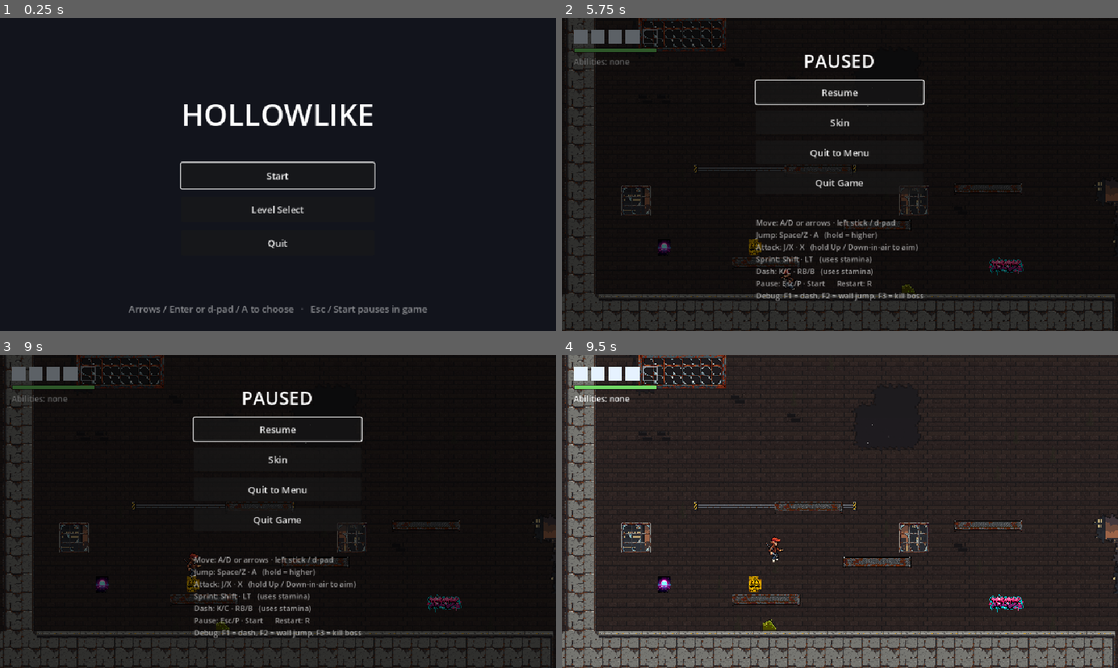
Above: before the commit, frames 1-4 (two rows, left to right).
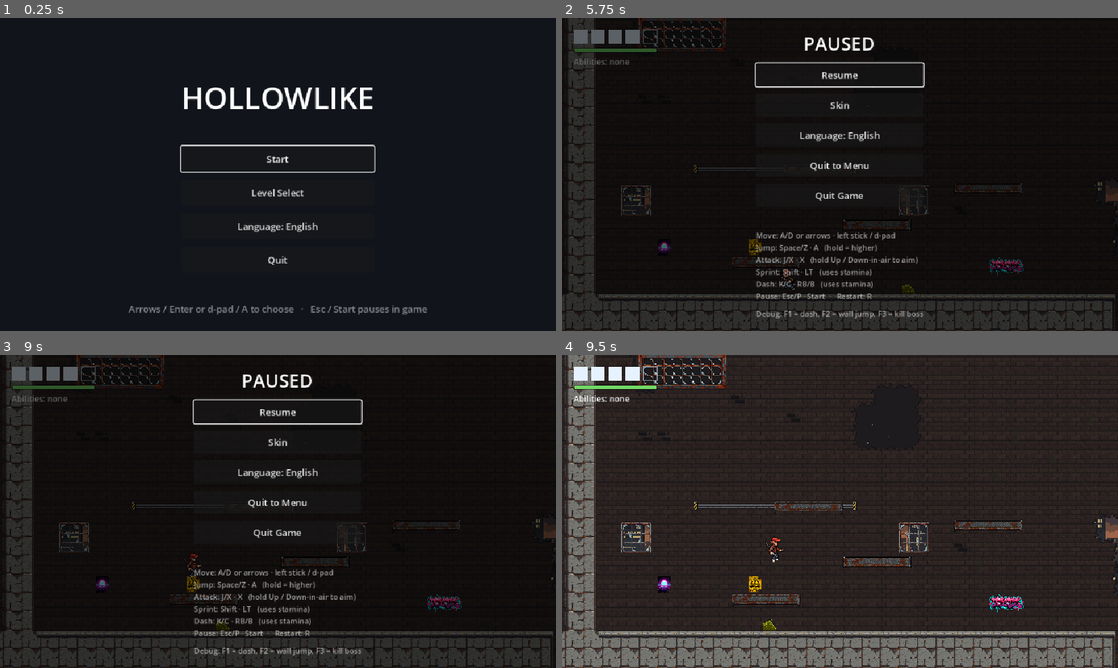
Above: after the commit, the same moments.

Repository: xipheon/hollowlike
Game: Godot game, scene res://scenes/main_menu.tscn
The game is run twice, just before and just after one commit, with the same random seed, the same clock (stepped at 60 frames per second) and the same inputs.
Inputs (mouse positions are in pixels of both pictures, inside the frame that each line leads up to):
- Up to frame 1 (0.25 s): no input
- Up to frame 2 (5.75 s): click "Level Select" at 0.5 s; click "First Test Room" at 1.25 s; tap Enter (ui_accept) at 2 s; move the mouse to (962, 158) at 2.02 s; hold D (move_right) 2.03-2.78 s; tap K (dash) at 2.1, 3.05, 4.35 s; click (962, 158) at 2.17 s; tap Space (jump) at 2.27, 2.3, 2.57, 2.85, 3.02, 3.32, 3.8, 4.52, 4.82, 5.27, 5.3, 5.57 s; move the mouse to (728, 190) at 2.77 s; hold S (move_down) 2.78-3.53 s; move the mouse to (895, 105) at 3.52 s; hold D (move_right) 3.53-4.28 s; tap J (attack) at 3.6 s; move the mouse to (812, 237) at 4.27 s; hold W (move_up) 4.28-5.03 s; click (812, 237) at 4.42 s; move the mouse to (1006, 221) at 5.02 s; hold A (move_left) from 5.03 s (still down); hold Shift (sprint) from 5.03 s (still down); tap Escape (pause) at 5.65 s
- Up to frame 3 (9 s): release A (move_left) at 5.75 s; release Shift (sprint) at 5.75 s; click "Resume" at 5.75 s; move the mouse to (111, 464) at 6.52 s; hold A (move_left) 6.53-7.28 s; tap Z at 6.6 s; tap Space (jump) at 6.77, 7.07, 7.55, 8.27, 8.57 s; tap K (dash) at 6.8, 8.3 s; move the mouse to (305, 511) at 7.27 s; hold S (move_down) 7.28-8.03 s; tap X at 7.35 s; click (305, 511) at 7.42 s; move the mouse to (194, 433) at 8.02 s; hold D (move_right) 8.03-8.78 s; tap C at 8.1 s; move the mouse to (400, 495) at 8.77 s; hold W (move_up) from 8.78 s (still down); tap P at 8.85 s
- Up to frame 4 (9.5 s): keep holding W (move_up); tap Space (jump) at 9.02, 9.05, 9.32 s

The runs differ from the first frame. In frame 1, 3.4% of the frame differs, in the area x 32-68%, y 22-79%; in frame 2, 4.7%, in the area x 34-66%, y 6-96%; in frame 3, 4.7%; in frame 4, nothing differs.

Commit message:
Localization: gettext .po files per language and feature
- localization/en/ui.po holds all 33 interface strings as UI_ keys with
  translator notes; registered in project settings, fallback en. One
  folder per language, one file per feature (dialog.po later).
- Menu scenes use keys (auto-translated); HUD text, messages, boss,
  ability and skin names use tr() with {named} placeholders and refresh
  on a language change. Debug-only text stays English.
- Language button in the main and pause menus cycles the available
  languages; the choice is saved in user://settings.cfg.
- localization/README.md: adding text, languages and feature files.
- Tests: a localization segment (files registered, every key has
  English, switching updates menus and HUD); menu tests read the
  displayed English.

Co-Authored-By: Claude Opus 5.5 <noreply@anthropic.com>

Diff:
--- a/project.godot
+++ b/project.godot
@@ -36,6 +36,11 @@
 
 project/assembly_name="Hollowlike Prototype"
 
+[internationalization]
+
+locale/translations=PackedStringArray("res://localization/en/ui.po")
+locale/fallback="en"
+
 [layer_names]
 
 2d_physics/layer_1="world"
--- a/scenes/main_menu.tscn
+++ b/scenes/main_menu.tscn
@@ -31,7 +31,7 @@
 [node name="Title" type="Label" parent="Center/MainBox"]
 layout_mode = 2
 theme_override_font_sizes/font_size = 52
-text = "HOLLOWLIKE"
+text = "UI_TITLE"
 horizontal_alignment = 1
 
 [node name="Spacer" type="Control" parent="Center/MainBox"]
@@ -42,19 +42,25 @@
 unique_name_in_owner = true
 custom_minimum_size = Vector2(320, 44)
 layout_mode = 2
-text = "Start"
+text = "UI_MENU_START"
 
 [node name="LevelSelectButton" type="Button" parent="Center/MainBox"]
 unique_name_in_owner = true
 custom_minimum_size = Vector2(320, 44)
 layout_mode = 2
-text = "Level Select"
+text = "UI_MENU_LEVEL_SELECT"
+
+[node name="LanguageButton" type="Button" parent="Center/MainBox"]
+unique_name_in_owner = true
+custom_minimum_size = Vector2(320, 44)
+layout_mode = 2
+text = "UI_MENU_LANGUAGE"
 
 [node name="QuitButton" type="Button" parent="Center/MainBox"]
 unique_name_in_owner = true
 custom_minimum_size = Vector2(320, 44)
 layout_mode = 2
-text = "Quit"
+text = "UI_MENU_QUIT"
 
 [node name="LevelBox" type="VBoxContainer" parent="Center"]
 unique_name_in_owner = true
@@ -65,7 +71,7 @@
 [node name="Title" type="Label" parent="Center/LevelBox"]
 layout_mode = 2
 theme_override_font_sizes/font_size = 40
-text = "LEVEL SELECT"
+text = "UI_LEVEL_SELECT_TITLE"
 horizontal_alignment = 1
 
 [node name="Spacer" type="Control" parent="Center/LevelBox"]
@@ -80,21 +86,21 @@
 [node name="FirstTestRoom" type="Button" parent="Center/LevelBox/Levels"]
 custom_minimum_size = Vector2(320, 44)
 layout_mode = 2
-text = "First Test Room"
+text = "UI_LEVEL_FIRST_TEST_ROOM"
 script = ExtResource("2")
 room = "first_test_room"
 
 [node name="Boss" type="Button" parent="Center/LevelBox/Levels"]
 custom_minimum_size = Vector2(320, 44)
 layout_mode = 2
-text = "Boss"
+text = "UI_LEVEL_BOSS"
 script = ExtResource("2")
 room = "boss"
 
 [node name="Climb" type="Button" parent="Center/LevelBox/Levels"]
 custom_minimum_size = Vector2(320, 44)
 layout_mode = 2
-text = "Climb (with Dash)"
+text = "UI_LEVEL_CLIMB_DASH"
 script = ExtResource("2")
 room = "climb"
 abilities = Array[String](["dash"])
@@ -102,7 +108,7 @@
 [node name="Aerie" type="Button" parent="Center/LevelBox/Levels"]
 custom_minimum_size = Vector2(320, 44)
 layout_mode = 2
-text = "Aerie (with Dash)"
+text = "UI_LEVEL_AERIE_DASH"
 script = ExtResource("2")
 room = "aerie"
 abilities = Array[String](["dash"])
@@ -111,7 +117,7 @@
 unique_name_in_owner = true
 custom_minimum_size = Vector2(320, 44)
 layout_mode = 2
-text = "Back"
+text = "UI_BACK"
 
 [node name="Hint" type="Label" parent="."]
 modulate = Color(1, 1, 1, 0.5)
@@ -124,5 +130,5 @@
 offset_bottom = -26.0
 grow_horizontal = 2
 grow_vertical = 0
-text = "Arrows / Enter or d-pad / A to choose   ·   Esc / Start pauses in game"
+text = "UI_MENU_HINT"
 horizontal_alignment = 1
--- a/scenes/ui/pause_menu.tscn
+++ b/scenes/ui/pause_menu.tscn
@@ -28,32 +28,38 @@
 [node name="Title" type="Label" parent="Panel/Center/MainBox"]
 layout_mode = 2
 theme_override_font_sizes/font_size = 32
-text = "PAUSED"
+text = "UI_PAUSE_TITLE"
 horizontal_alignment = 1
 
 [node name="ResumeButton" type="Button" parent="Panel/Center/MainBox"]
 unique_name_in_owner = true
 custom_minimum_size = Vector2(220, 40)
 layout_mode = 2
-text = "Resume"
+text = "UI_PAUSE_RESUME"
 
 [node name="SkinButton" type="Button" parent="Panel/Center/MainBox"]
 unique_name_in_owner = true
 custom_minimum_size = Vector2(220, 40)
 layout_mode = 2
-text = "Skin"
+text = "UI_PAUSE_SKIN"
+
+[node name="LanguageButton" type="Button" parent="Panel/Center/MainBox"]
+unique_name_in_owner = true
+custom_minimum_size = Vector2(220, 40)
+layout_mode = 2
+text = "UI_MENU_LANGUAGE"
 
 [node name="QuitToMenuButton" type="Button" parent="Panel/Center/MainBox"]
 unique_name_in_owner = true
 custom_minimum_size = Vector2(220, 40)
 layout_mode = 2
-text = "Quit to Menu"
+text = "UI_PAUSE_QUIT_TO_MENU"
 
 [node name="QuitGameButton" type="Button" parent="Panel/Center/MainBox"]
 unique_name_in_owner = true
 custom_minimum_size = Vector2(220, 40)
 layout_mode = 2
-text = "Quit Game"
+text = "UI_PAUSE_QUIT_GAME"
 
 [node name="KillBossButton" type="Button" parent="Panel/Center/MainBox"]
 unique_name_in_owner = true
@@ -71,12 +77,15 @@
 modulate = Color(1, 1, 1, 0.6)
 layout_mode = 2
 theme_override_font_sizes/font_size = 13
-text = "Move: A/D or arrows · left stick / d-pad
-Jump: Space/Z · A   (hold = higher)
-Attack: J/X · X   (hold Up / Down-in-air to aim)
-Sprint: Shift · LT   (uses stamina)
-Dash: K/C · RB/B   (uses stamina)
-Pause: Esc/P · Start      Restart: R"
+text = "UI_PAUSE_CONTROLS"
+
+[node name="DebugControls" type="Label" parent="Panel/Center/MainBox"]
+unique_name_in_owner = true
+modulate = Color(1, 1, 1, 0.6)
+layout_mode = 2
+auto_translate_mode = 2
+theme_override_font_sizes/font_size = 13
+text = "Debug: F1 = dash, F2 = wall jump, F3 = kill boss"
 
 [node name="SkinBox" type="VBoxContainer" parent="Panel/Center"]
 unique_name_in_owner = true
@@ -87,7 +96,7 @@
 [node name="Title" type="Label" parent="Panel/Center/SkinBox"]
 layout_mode = 2
 theme_override_font_sizes/font_size = 32
-text = "SKIN"
+text = "UI_SKIN_TITLE"
 horizontal_alignment = 1
 
 [node name="Skins" type="VBoxContainer" parent="Panel/Center/SkinBox"]
@@ -105,4 +114,4 @@
 unique_name_in_owner = true
 custom_minimum_size = Vector2(220, 40)
 layout_mode = 2
-text = "Back"
+text = "UI_BACK"
--- a/scripts/boss_harrier.gd
+++ b/scripts/boss_harrier.gd
@@ -79,7 +79,7 @@
 
 
 func _init() -> void:
-	boss_name = "THE HARRIER"
+	boss_name = "UI_BOSS_HARRIER"   # a translation key (localization/<language>/ui.po)
 	reward_ability = "wall_jump"
 	max_health = 32
 
--- a/scripts/boss_warden.gd
+++ b/scripts/boss_warden.gd
@@ -32,7 +32,7 @@
 
 
 func _init() -> void:
-	boss_name = "THE WARDEN"
+	boss_name = "UI_BOSS_WARDEN"   # a translation key (localization/<language>/ui.po)
 	reward_ability = "dash"
 	max_health = 40
 
--- a/scripts/game_state.gd
+++ b/scripts/game_state.gd
@@ -7,6 +7,8 @@
 
 const FADE_TIME := 0.25
 const MENU_SCENE := "res://scenes/main_menu.tscn"
+## Player preferences kept between runs (the language, for now).
+const SETTINGS_PATH := "user://settings.cfg"
 
 ## Abilities you begin a new game with; the rest are unlocked by bosses.
 const STARTING_ABILITIES := {
@@ -50,6 +52,63 @@
 	_fade.mouse_filter = Control.MOUSE_FILTER_IGNORE
 	_fade.set_anchors_preset(Control.PRESET_FULL_RECT)
 	layer.add_child(_fade)
+	# The language picked last time; otherwise Godot's own pick (the computer's
+	# language, or English if there's no translation for it).
+	var settings := ConfigFile.new()
+	if settings.load(SETTINGS_PATH) == OK and settings.has_section_key("game", "language"):
+		TranslationServer.set_locale(settings.get_value("game", "language"))
+
+
+# --------------------------------------------------------------- Language ----
+# Text is translated from the .po files in localization/ (see its README).
+
+## The languages there are translations for, e.g. ["en"].
+func languages() -> PackedStringArray:
+	var found := TranslationServer.get_loaded_locales()
+	found.sort()
+	return found
+
+
+## The language in use: the translated one closest to the locale (e.g. "en"
+## for "en_US"), or the fallback.
+func language() -> String:
+	var best := ""
+	var best_score := 0
+	for l in languages():
+		var score := TranslationServer.compare_locales(l, TranslationServer.get_locale())
+		if score > best_score:
+			best = l
+			best_score = score
+	return best if best != "" else String(ProjectSettings.get_setting("internationalization/locale/fallback", "en"))
+
+
+## Switches to `locale` and remembers it for next time. Translated text on
+## screen updates itself.
+func set_language(locale: String) -> void:
+	TranslationServer.set_locale(locale)
+	var settings := ConfigFile.new()
+	settings.load(SETTINGS_PATH)   # keep anything else saved there
+	settings.set_value("game", "language", locale)
+	settings.save(SETTINGS_PATH)
+
+
+## The next language after the one in use (round to the first), for the
+## menus' Language button.
+func next_language() -> void:
+	var all := languages()
+	if all.is_empty():
+		return
+	set_language(all[(all.find(language()) + 1) % all.size()])
+
+
+## An ability's name in the language in use, e.g. "Wall Jump" for wall_jump.
+func ability_name(ability: String) -> String:
+	return tr("UI_ABILITY_" + ability.to_upper())
+
+
+## The Language button's text, e.g. "Language: English".
+func language_button_text() -> String:
+	return tr("UI_MENU_LANGUAGE").format({"language": TranslationServer.get_locale_name(language())})
 
 
 func has_ability(ability: String) -> bool:
--- a/scripts/hud.gd
+++ b/scripts/hud.gd
@@ -176,12 +176,20 @@
 
 func _on_ability_unlocked(ability: String) -> void:
 	_refresh_abilities()
-	show_message("Unlocked: %s" % ability.capitalize().replace("_", " "))
+	show_message(tr("UI_HUD_UNLOCKED").format({"ability": GameState.ability_name(ability)}))
 
 
 func _refresh_abilities() -> void:
 	var parts: PackedStringArray = []
 	for ability in GameState.abilities:
 		if GameState.abilities[ability]:
-			parts.append(String(ability).capitalize())
-	_abilities_label.text = "Abilities: " + (", ".join(parts) if parts.size() > 0 else "none")
+			parts.append(GameState.ability_name(ability))
+	var list := tr("UI_LIST_SEPARATOR").join(parts) if parts.size() > 0 else tr("UI_HUD_NO_ABILITIES")
+	_abilities_label.text = tr("UI_HUD_ABILITIES").format({"list": list})
+
+
+## The language changed: the ability list follows. (Boss names are keys and
+## translate themselves; a message on screen stays as it was until it fades.)
+func _notification(what: int) -> void:
+	if what == NOTIFICATION_TRANSLATION_CHANGED and _abilities_label != null:
+		_refresh_abilities()
--- a/scripts/main_menu.gd
+++ b/scripts/main_menu.gd
@@ -1,6 +1,7 @@
 extends Control
-## Title screen: Start a new game, pick a level, or Quit. Laid out in
-## scenes/main_menu.tscn; edit it there.
+## Title screen: Start a new game, pick a level, switch Language, or Quit.
+## Laid out in scenes/main_menu.tscn; edit it there. Its text is translation
+## keys (UI_..., in localization/<language>/ui.po).
 ## Level Select lists the LevelButtons under Levels in that scene: add,
 ## remove, reorder and label them there, and set which room each starts and
 ## with which abilities. It's a debug tool: it only shows in debug mode (the
@@ -8,6 +9,7 @@
 
 @onready var start_button: Button = %StartButton
 @onready var level_select_button: Button = %LevelSelectButton
+@onready var language_button: Button = %LanguageButton
 @onready var quit_button: Button = %QuitButton
 @onready var back_button: Button = %BackButton
 @onready var _main_box: Control = %MainBox
@@ -22,12 +24,21 @@
 	start_button.pressed.connect(func() -> void: GameState.start_new_game())
 	level_select_button.pressed.connect(show_level_select)
 	level_select_button.visible = GameState.debug_mode
+	language_button.pressed.connect(GameState.next_language)
+	language_button.auto_translate_mode = AUTO_TRANSLATE_MODE_DISABLED   # its text is built here
+	language_button.text = GameState.language_button_text()
 	quit_button.pressed.connect(func() -> void: get_tree().quit())
 	back_button.pressed.connect(_back_to_main)
 	for button in _levels.get_children():
 		if button is LevelButton:
 			level_buttons[button.room] = button
 	show_main()
+
+
+## The language changed: text built here follows (the rest translates itself).
+func _notification(what: int) -> void:
+	if what == NOTIFICATION_TRANSLATION_CHANGED and is_node_ready():
+		language_button.text = GameState.language_button_text()
 
 
 func show_main() -> void:
--- a/scripts/pause_menu.gd
+++ b/scripts/pause_menu.gd
@@ -1,13 +1,13 @@
 class_name PauseMenu
 extends CanvasLayer
-## Esc / P / Start pauses: Resume, pick a Skin, Quit back to the main menu, or
-## Quit the game. Also lists the controls. Won't open while something else
-## (the boss intro) already has the game paused. Laid out in
-## scenes/ui/pause_menu.tscn; edit it there (the room adds it to itself).
+## Esc / P / Start pauses: Resume, pick a Skin, switch Language, Quit back to
+## the main menu, or Quit the game. Also lists the controls. Won't open while
+## something else (the boss intro) already has the game paused. Laid out in
+## scenes/ui/pause_menu.tscn; edit it there (the room adds it to itself). Its
+## text is translation keys (UI_..., in localization/<language>/ui.po).
 ## The skin list is made from PlayerSprite.SKINS: one copy of SkinTemplate,
 ## the styled button in the scene, per skin.
 
-const DEBUG_CONTROLS_TEXT := "\nDebug: F1 = dash, F2 = wall jump, F3 = kill boss"
 const SKIN_MARK := "▶  "   # in front of the skin being worn
 
 @onready var _panel: Control = %Panel
@@ -15,6 +15,7 @@
 @onready var _skin_box: Control = %SkinBox
 @onready var _resume_button: Button = %ResumeButton
 @onready var _skin_button: Button = %SkinButton
+@onready var _language_button: Button = %LanguageButton
 @onready var _quit_game_button: Button = %QuitGameButton
 ## Debug mode only, and only in a room with a living boss (see open()).
 @onready var _kill_boss_button: Button = %KillBossButton
@@ -30,13 +31,16 @@
 	_quit_game_button.pressed.connect(func() -> void: get_tree().quit())
 	_kill_boss_button.pressed.connect(_debug_kill_boss)
 	%SkinBackButton.pressed.connect(show_main)
-	if GameState.debug_mode:
-		%Controls.text += DEBUG_CONTROLS_TEXT
+	%DebugControls.visible = GameState.debug_mode
+	_language_button.pressed.connect(GameState.next_language)
+	_language_button.auto_translate_mode = AUTO_TRANSLATE_MODE_DISABLED   # its text is built here
+	_language_button.text = GameState.language_button_text()
 
 	var template: Button = %SkinTemplate
 	for s in PlayerSprite.SKINS:
 		var button := template.duplicate() as Button
 		button.name = "Skin_" + s.id
+		button.auto_translate_mode = AUTO_TRANSLATE_MODE_DISABLED   # translated in _refresh_skin_marks()
 		button.pressed.connect(func() -> void: _pick_skin(s.id))
 		template.add_sibling(button)
 		_skin_buttons[s.id] = button
@@ -82,7 +86,14 @@
 
 func _refresh_skin_marks() -> void:
 	for s in PlayerSprite.SKINS:
-		_skin_buttons[s.id].text = (SKIN_MARK if s.id == GameState.player_skin else "") + s.name
+		_skin_buttons[s.id].text = (SKIN_MARK if s.id == GameState.player_skin else "") + tr(s.name)
+
+
+## The language changed: text built here follows (the rest translates itself).
+func _notification(what: int) -> void:
+	if what == NOTIFICATION_TRANSLATION_CHANGED and is_node_ready():
+		_language_button.text = GameState.language_button_text()
+		_refresh_skin_marks()
 
 
 func _debug_kill_boss() -> void:
--- a/scripts/player_sprite.gd
+++ b/scripts/player_sprite.gd
@@ -35,8 +35,8 @@
 ## Selectable looks: the same layout, a different sheet each. To add one, add
 ## it here and give it a recolour (or its own frames) in tools/make_player_sheet.gd.
 const SKINS := [
-	{"id": "classic", "name": "Brown Jacket", "sheet": "res://art/sprites/player.png"},
-	{"id": "pink", "name": "Pink Jacket", "sheet": "res://art/sprites/player_pink.png"},
+	{"id": "classic", "name": "UI_SKIN_CLASSIC", "sheet": "res://art/sprites/player.png"},
+	{"id": "pink", "name": "UI_SKIN_PINK", "sheet": "res://art/sprites/player_pink.png"},
 ]
 const DEFAULT_SKIN := "classic"
 
--- a/scripts/room.gd
+++ b/scripts/room.gd
@@ -119,7 +119,7 @@
 
 
 func _on_player_died() -> void:
-	_hud.show_message("YOU DIED", 3.0)
+	_hud.show_message(tr("UI_HUD_YOU_DIED"), 3.0)
 	await get_tree().create_timer(1.5).timeout
 	get_tree().reload_current_scene()
 
@@ -424,7 +424,8 @@
 	_set_gate_closed(false)
 	_hud.hide_boss()
 	GameState.unlock(beaten.reward_ability)
-	_hud.show_message("%s FALLS\n%s unlocked" % [beaten.boss_name, beaten.reward_ability.capitalize()], 3.5)
+	_hud.show_message(tr("UI_HUD_BOSS_FALLS").format({"boss": tr(beaten.boss_name),
+			"ability": GameState.ability_name(beaten.reward_ability)}), 3.5)
 	_player.shake(10.0, 0.5)
 	if _arena_camera == null:
 		return   # killed (debug) before the fight locked the camera
--- a/tests/gameplay_test.gd
+++ b/tests/gameplay_test.gd
@@ -78,6 +78,10 @@
 		"_test_dash_needs_stamina", "_test_dash_eight_directions", "_test_wall_jump_needs_stamina",
 		"_test_hit_recoil",
 	],
+	# Translations: localization/<language>/<feature>.po, keys in use, switching language (game_state.gd).
+	"localization": [
+		"_test_translation_files_registered", "_test_every_key_has_english", "_test_language_switch",
+	],
 	# Pause menu, main menu, level select, debug tools.
 	"menus": [
 		"_test_pause_menu_toggles", "_test_pause_ignored_during_boss_intro",
@@ -144,6 +148,7 @@
 
 func _ready() -> void:
 	process_mode = Node.PROCESS_MODE_ALWAYS   # keep driving checks through the paused boss intro
+	TranslationServer.set_locale("en")   # checks read English text, whatever language is saved here
 	await get_tree().process_frame   # root can't take new children during startup
 	var chosen := _chosen_segments()
 	if chosen.is_empty():
@@ -1671,12 +1676,12 @@
 	await _press_pause()
 	await _press_pad_a()
 	_check(not menu.is_open() and not get_tree().paused, "gamepad A presses the focused Resume")
-	_check(menu._quit_game_button != null and menu._quit_game_button.text == "Quit Game", "has a Quit Game button")
+	_check(menu._quit_game_button != null and tr(menu._quit_game_button.text) == "Quit Game", "has a Quit Game button")
 	var labels := menu._panel.find_children("*", "Label", true, false)
-	_check(labels.any(func(l: Label) -> bool: return l.text.contains("Jump:")), "controls listed in the menu")
+	_check(labels.any(func(l: Label) -> bool: return tr(l.text).contains("Jump:")), "controls listed in the menu")
 	var screen_labels := _main.find_children("*", "Label", true, false).filter(
 		func(l: Label) -> bool: return not menu.is_ancestor_of(l))
-	_check(not screen_labels.any(func(l: Label) -> bool: return l.text.contains("Jump:")), "controls gone from the game screen")
+	_check(not screen_labels.any(func(l: Label) -> bool: return tr(l.text).contains("Jump:")), "controls gone from the game screen")
 	await _despawn()
 
 
@@ -1822,7 +1827,7 @@
 	await _spawn()
 	await _press_pause()
 	var buttons := _pause_menu()._panel.find_children("*", "Button", true, false)
-	var found := buttons.filter(func(b): return b.text == "Quit to Menu")
+	var found := buttons.filter(func(b): return tr(b.text) == "Quit to Menu")
 	_check(found.size() == 1, "has a Quit to Menu button")
 	var quit: Button = found[0]
 	quit.pressed.emit()
@@ -2815,3 +2820,86 @@
 		_check(away != Vector2.ZERO and absf(pushed.length() - case[5]) < 5.0 and absf(pushed.angle_to(away)) < deg_to_rad(4.0),
 				"%s: %s, along enemy to player %s" % [case[0], pushed.round(), (away * 100).round() / 100])
 	await _despawn()
+
+
+## Every file under `dir` (res://...) whose name ends with `suffix`, searched recursively.
+func _files_under(dir: String, suffix: String) -> PackedStringArray:
+	var found: PackedStringArray = []
+	var d := DirAccess.open(dir)
+	if d == null:
+		return found
+	for f in d.get_files():
+		if f.ends_with(suffix):
+			found.append(dir.path_join(f))
+	for sub in d.get_directories():
+		found.append_array(_files_under(dir.path_join(sub), suffix))
+	return found
+
+
+func _test_translation_files_registered() -> void:
+	print("Localization: every .po file in localization/ is registered in the project, and every registered one exists")
+	var registered: PackedStringArray = ProjectSettings.get_setting("internationalization/locale/translations", PackedStringArray())
+	var on_disk := _files_under("res://localization", ".po")
+	var missing := Array(on_disk).filter(func(p): return not registered.has(p))
+	var gone := Array(registered).filter(func(p): return not FileAccess.file_exists(p))
+	_check(not on_disk.is_empty() and missing.is_empty(),
+			"%d file(s), all registered%s" % [on_disk.size(), "" if missing.is_empty() else "; not registered: %s" % [missing]])
+	_check(gone.is_empty(), "no registered file is missing%s" % ("" if gone.is_empty() else ": %s" % [gone]))
+	_check(Array(on_disk).all(func(p): return p.get_base_dir().get_file() == (load(p) as Translation).locale),
+			"each file's language matches its folder (localization/<language>/<feature>.po)")
+
+
+func _test_every_key_has_english() -> void:
+	print("Localization: every UI_ key the scenes and scripts use has English text")
+	TranslationServer.set_locale("en")
+	var key := RegEx.create_from_string("\"(UI_[A-Z0-9_]*[A-Z0-9])\"")
+	var used := {}
+	for path in _files_under("res://scenes", ".tscn") + _files_under("res://scripts", ".gd"):
+		for m in key.search_all(FileAccess.get_file_as_string(path)):
+			used[m.get_string(1)] = path
+	for ability in GameState.STARTING_ABILITIES:   # built in code: GameState.ability_name()
+		used["UI_ABILITY_" + ability.to_upper()] = "game_state.gd"
+	var untranslated := used.keys().filter(func(k): return TranslationServer.translate(k) == k)
+	_check(used.size() > 20 and untranslated.is_empty(), "%d keys in use%s" % [used.size(),
+			"" if untranslated.is_empty() else "; no English for %s" % [untranslated.map(func(k): return "%s (%s)" % [k, used[k].get_file()])]])
+
+
+func _test_language_switch() -> void:
+	print("Localization: switching language updates the menus and HUD; the Language button switches and remembers it")
+	var saved: Variant = FileAccess.get_file_as_bytes(GameState.SETTINGS_PATH) if FileAccess.file_exists(GameState.SETTINGS_PATH) else null
+	var test_language := Translation.new()
+	test_language.locale = "eo"   # a stand-in second language, for this test only
+	test_language.add_message("UI_MENU_START", "Komenci")
+	test_language.add_message("UI_HUD_ABILITIES", "Kapabloj: {list}")
+	test_language.add_message("UI_ABILITY_DASH", "Kuro")
+	TranslationServer.add_translation(test_language)
+	TranslationServer.set_locale("en")
+	var menu := MENU_SCENE.instantiate()
+	get_tree().root.add_child(menu)
+	get_tree().current_scene = menu
+	await _frames(2)
+	var english_language: String = menu.language_button.text
+	_check(GameState.languages() == PackedStringArray(["en", "eo"]), "both languages listed %s" % [GameState.languages()])
+	menu.language_button.pressed.emit()
+	await _frames(2)
+	var settings := ConfigFile.new()
+	settings.load(GameState.SETTINGS_PATH)
+	_check(GameState.language() == "eo" and settings.get_value("game", "language", "") == "eo",
+			"the Language button switched to the next language, and saved it")
+	_check(menu.start_button.atr(menu.start_button.text) == "Komenci", "a menu button shows its new text")
+	_check(menu.language_button.text != english_language, "the Language button names the new language (%s)" % menu.language_button.text)
+	await _despawn()
+	await _spawn()
+	GameState.unlock("dash")
+	await _frames(1)
+	_check(_main._hud._abilities_label.text == "Kapabloj: Kuro", "the HUD's ability list too (%s)" % _main._hud._abilities_label.text)
+	TranslationServer.set_locale("en")
+	await _frames(1)
+	_check(_main._hud._abilities_label.text.begins_with("Abilities: "), "and back to English (%s)" % _main._hud._abilities_label.text)
+	await _despawn()
+	TranslationServer.remove_translation(test_language)
+	TranslationServer.set_locale("en")
+	if saved == null:
+		DirAccess.remove_absolute(ProjectSettings.globalize_path(GameState.SETTINGS_PATH))
+	else:
+		FileAccess.open(GameState.SETTINGS_PATH, FileAccess.WRITE).store_buffer(saved)
Not shown, added: localization/en/ui.po
